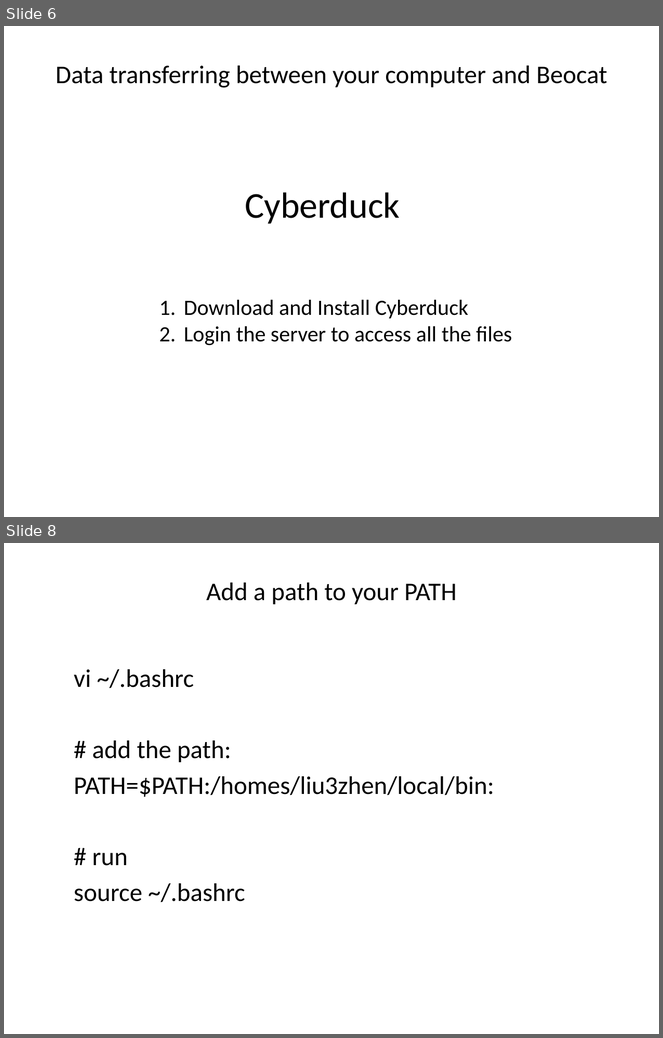
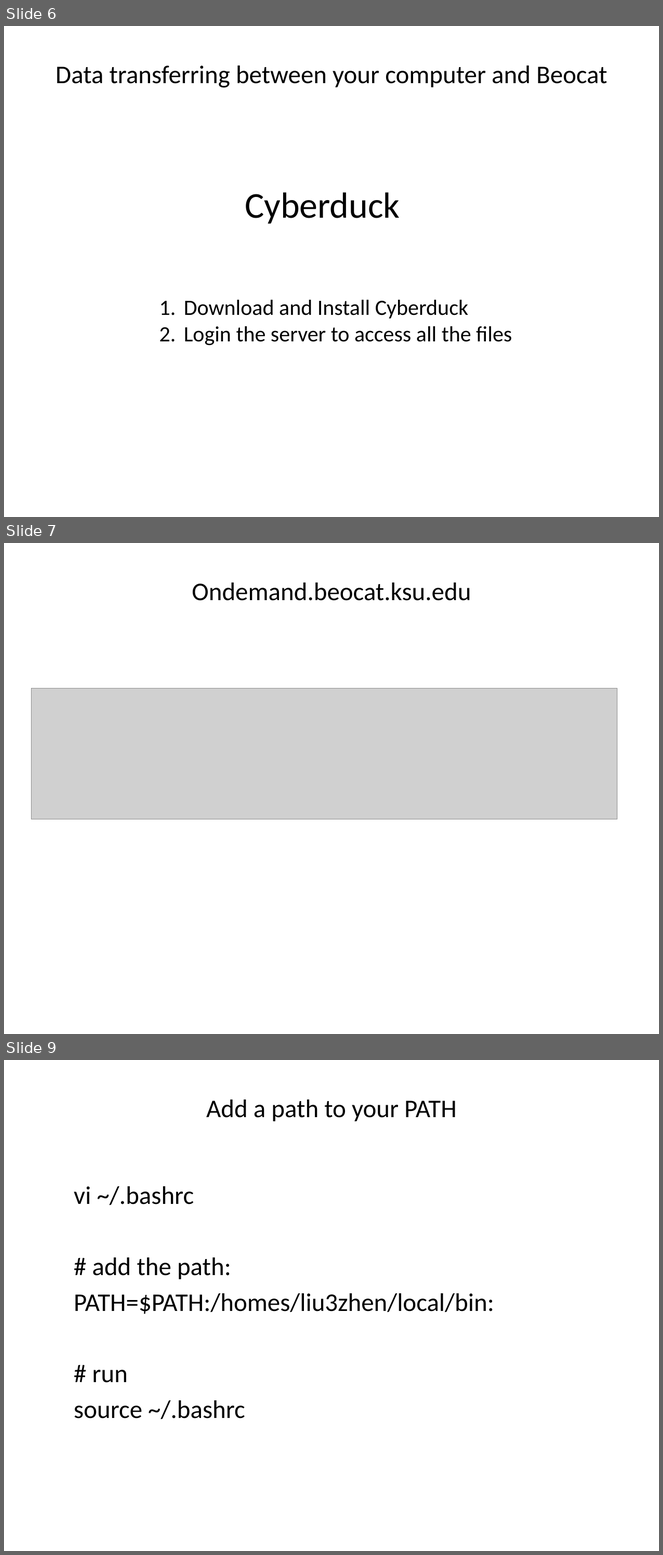
Before and after one commit to liu3zhenlab/teaching, a slide deck: PLPTH813Bioinformatis/2021/labs/lab04_NGS.pptx. Shown one above the other, each under a label of ours: slides 6 and 8 before the commit, slides 6, 7 and 9 after it; the slides between them are not shown. The pictures are 663x1038 and 663x1555 pixels, drawn with LibreOffice and Linux fonts; fonts in the diff are those of the drawing; grey boxes stand for pictures. Boxes give left, top, right and bottom in pixels: in the first picture for what was removed or moved away, otherwise in the second. Text is boxed around its words. In the diff, an @@ line names an element or a change of style, - is before the commit and + after.

```diff
--- a/PLPTH813Bioinformatis/2021/labs/lab04_NGS.pptx
+++ b/PLPTH813Bioinformatis/2021/labs/lab04_NGS.pptx
@@ slide 7 added at [4,543,659,1034], background #FFFFFF @@
@@ title added at [192,583,471,601], 28 pt, text #000000 @@
+Ondemand.beocat.ksu.edu
@@ picture added at [31,689,617,820] @@
@@ what was slide 8 is now slide 9 @@
```
Also in this commit, not shown: 1 slide changed, 2 other files.
